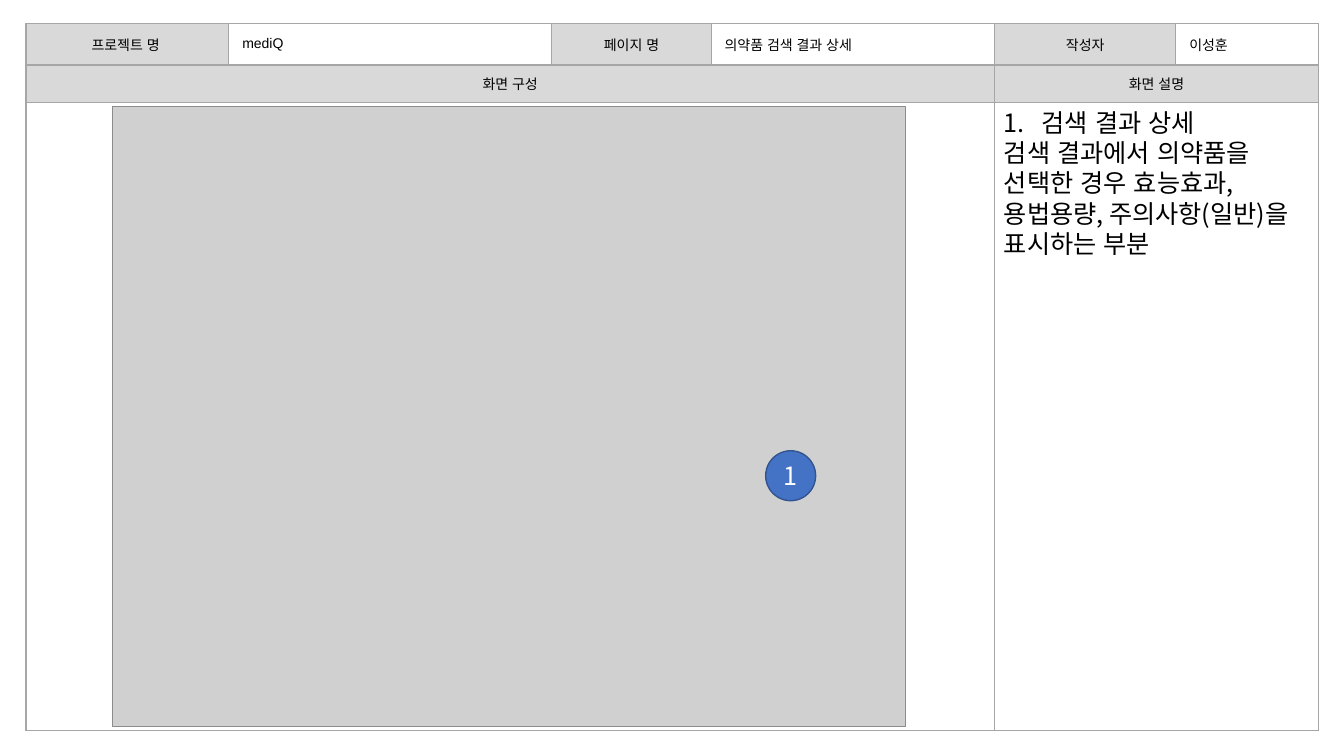
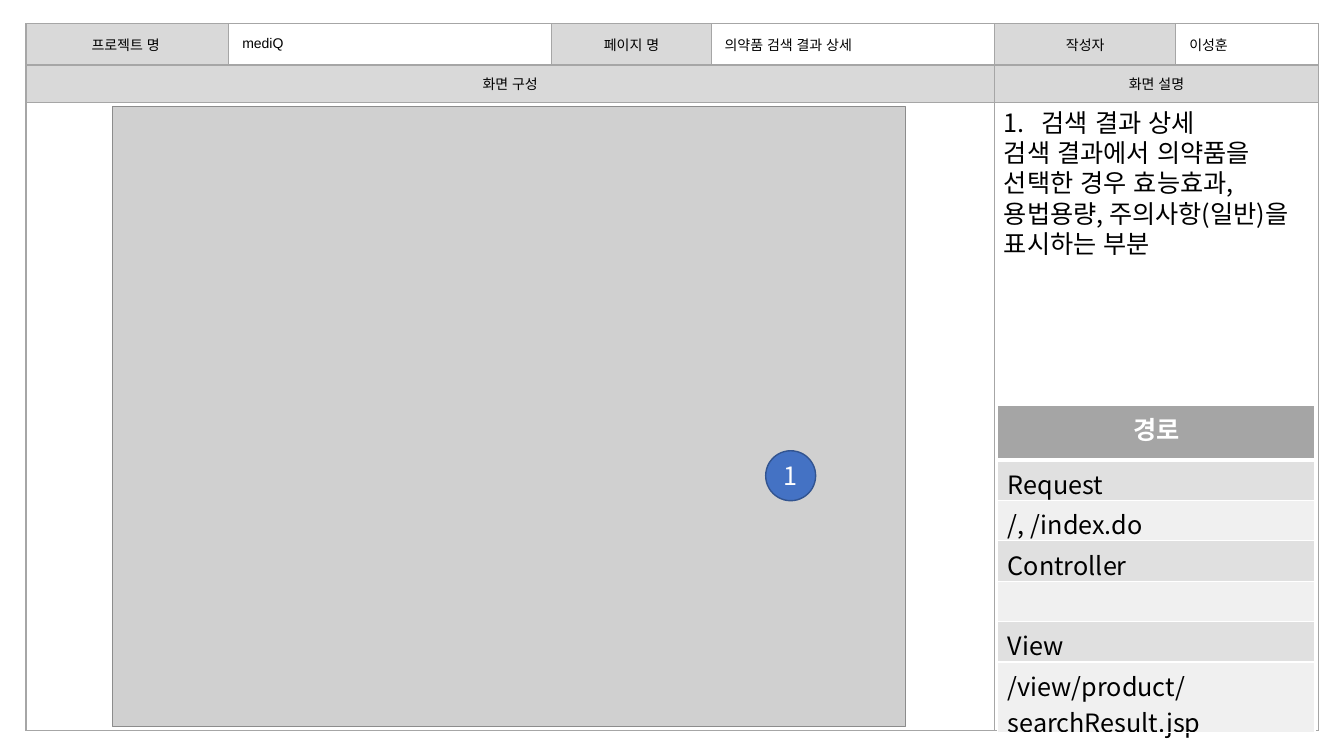
Before and after one commit to burnyst/mediQ, a slide deck: slide 3 of doc/0빅데이터분석프로젝트(공용)/[06] 스토리보드.pptx. Drawn at 1344x756 pixels with LibreOffice and Linux fonts; fonts in the diff are those of the drawing; grey boxes stand for pictures. Boxes give left, top, right and bottom in pixels: in the first picture for what was removed or moved away, otherwise in the second. Text is boxed around its words. In the diff, an @@ line names an element or a change of style, - is before the commit and + after.

```diff
--- a/doc/0빅데이터분석프로젝트(공용)/[06] 스토리보드.pptx
+++ b/doc/0빅데이터분석프로젝트(공용)/[06] 스토리보드.pptx
@@ table added at [998,405,1316,742], 7 rows, 1 columns @@
+경로
+Request
+/, /index.do
+Controller
+
+View
+/view/product/searchResult.jsp
```
Also in this commit, not shown: 24 other slides changed, 1 other file.
